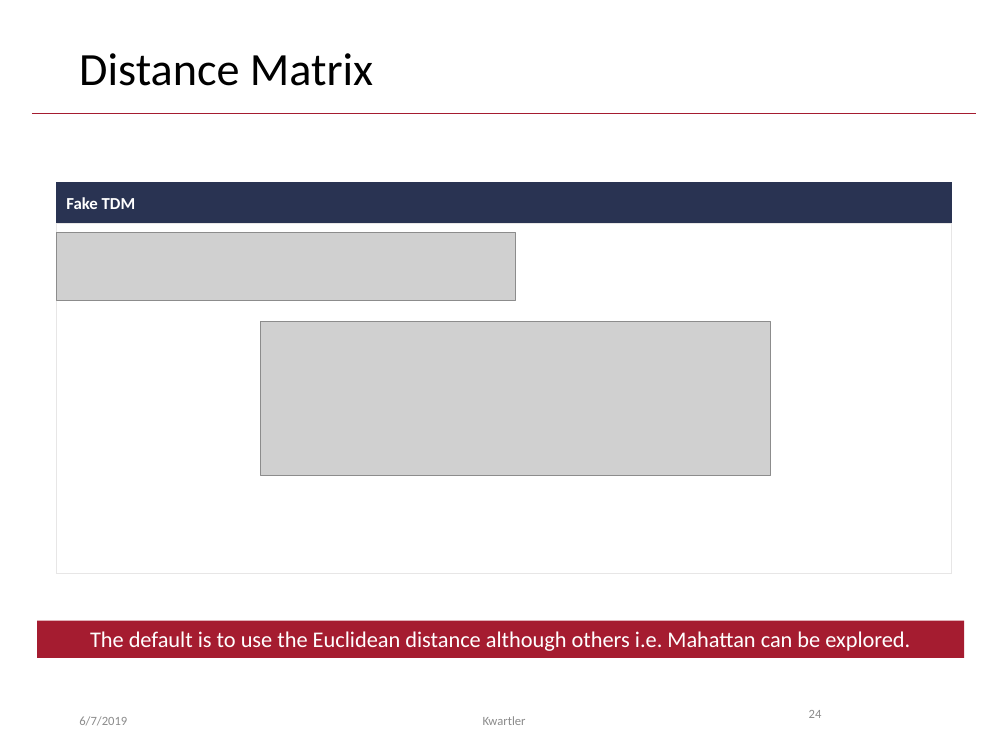
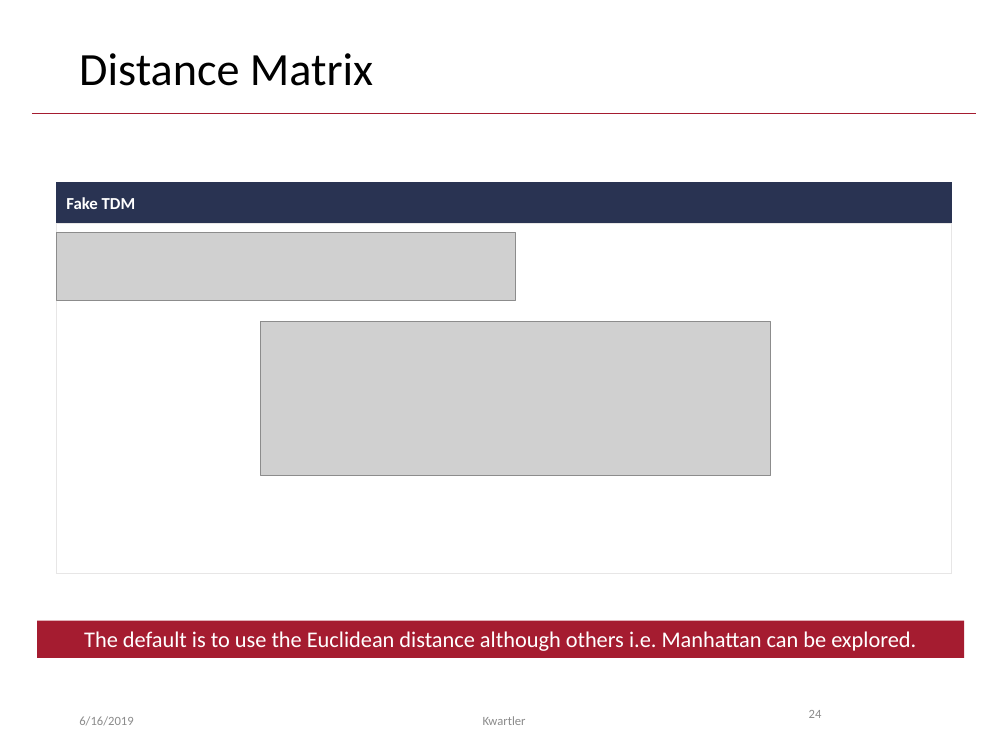
Before and after one commit to kwartler/GSERM_TextMining, a slide deck: slide 24 of B_Tuesday/GSERM_Tuesday_Basic_Visuals_v2.pptx. Drawn at 1008x756 pixels with LibreOffice and Linux fonts; fonts in the diff are those of the drawing; grey boxes stand for pictures; background and template pictures are left out. Boxes give left, top, right and bottom in pixels: in the first picture for what was removed or moved away, otherwise in the second. Text is boxed around its words. In the diff, an @@ line names an element or a change of style, - is before the commit and + after.

```diff
--- a/B_Tuesday/GSERM_Tuesday_Basic_Visuals_v2.pptx
+++ b/B_Tuesday/GSERM_Tuesday_Basic_Visuals_v2.pptx
@@ text in rectangle at bbox=[84, 631, 916, 651]: text changed @@
-The default is to use the Euclidean distance although others i.e. Mahattan can be explored.
+The default is to use the Euclidean distance although others i.e. Manhattan can be explored.
@@ text at bbox=[79, 716, 133, 726]: text changed @@
-6/7/2019
+6/16/2019
```
Also in this commit, not shown: 66 other slides changed.
